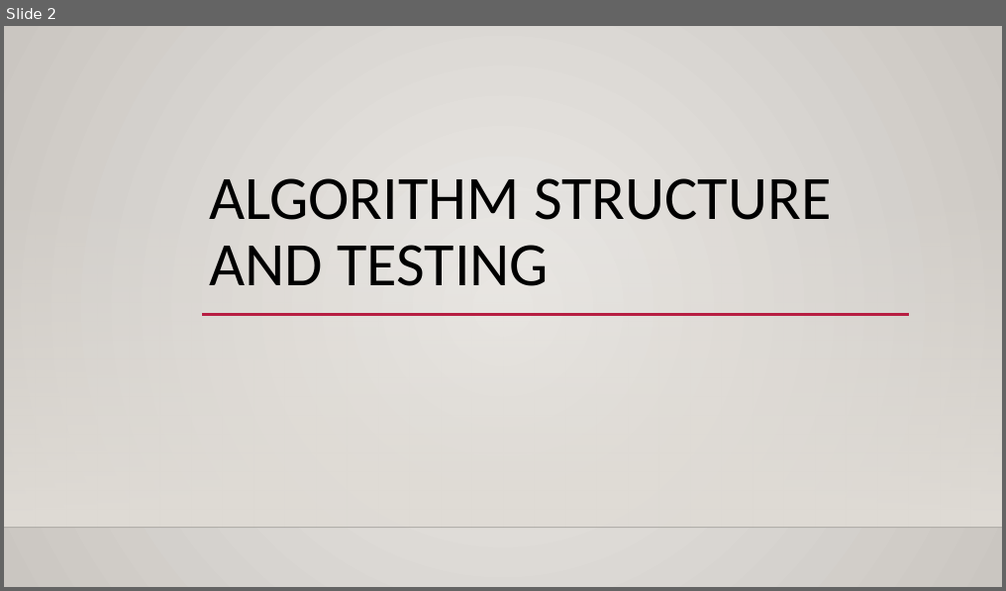
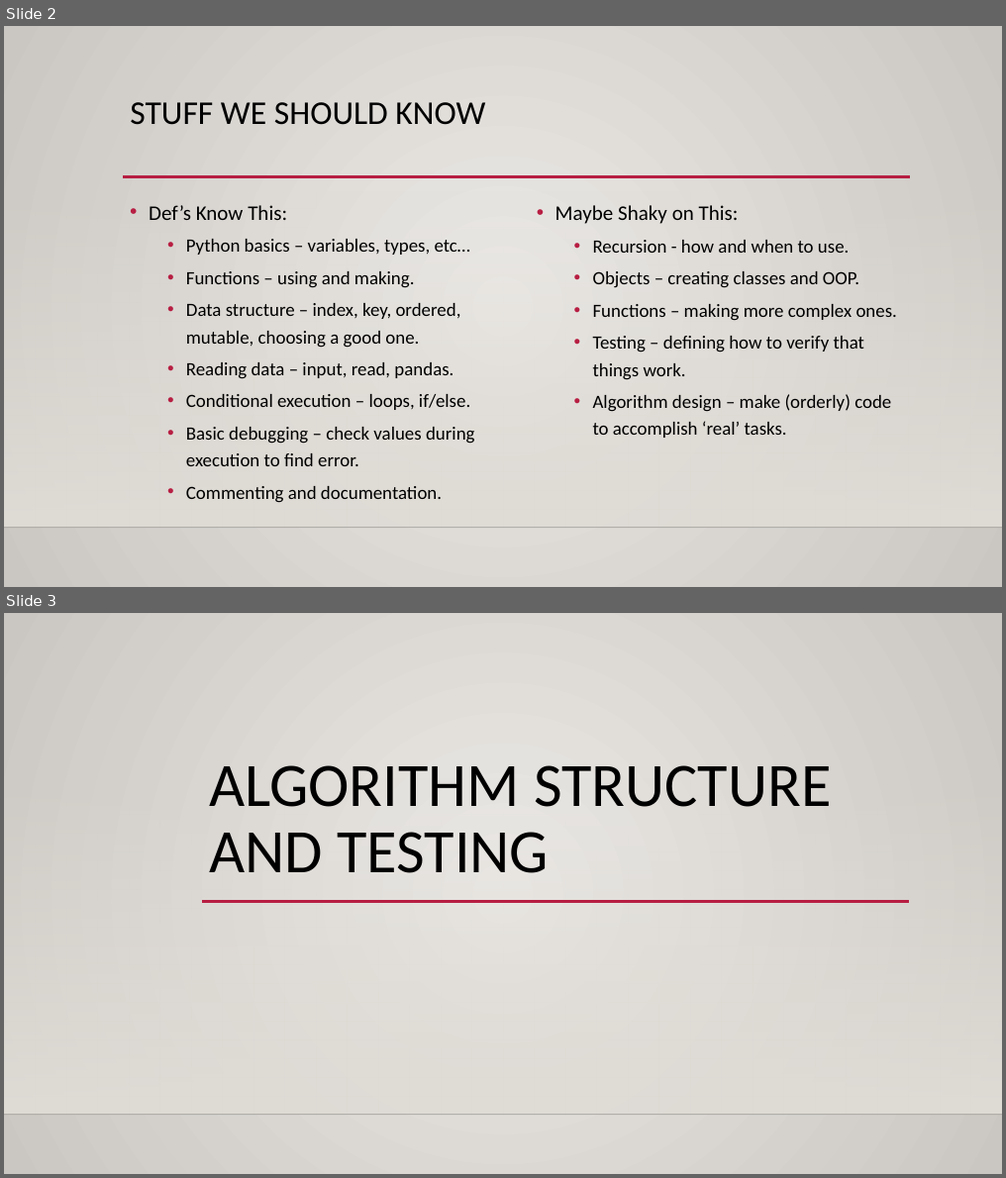
Before and after one commit to AkeemSemperDataScience/Programming_Basics_for_Machine_Learning_Students, a slide deck: reference_material/slides/012_algo_interface_errors.pptx. Shown one above the other, each under a label of ours: slide 2 before the commit, slides 2 and 3 after it. The pictures are 1006x591 and 1006x1178 pixels, drawn with LibreOffice and Linux fonts; fonts in the diff are those of the drawing; background and template pictures are left out. Boxes give left, top, right and bottom in pixels: in the first picture for what was removed or moved away, otherwise in the second. Text is boxed around its words. In the diff, an @@ line names an element or a change of style, - is before the commit and + after.

```diff
--- a/reference_material/slides/012_algo_interface_errors.pptx
+++ b/reference_material/slides/012_algo_interface_errors.pptx
@@ slide 2 added at [4,26,1002,587], background gradient #ECEAE7 to #CAC7C1; not listed: 2 template elements that a slide beside it also shows @@
@@ title added at [130,102,485,125], 32 pt, text #000000 @@
+STUFF WE SHOULD KNOW
@@ line added from (123, 177) to (910, 177), #B71E42 2.5 pt @@
@@ text added at [149,205,475,503], 18 pt, text #000000 @@
+• Def’s Know This:
+  • Python basics – variables, types, etc…
+  • Functions – using and making.
+  • Data structure – index, key, ordered, mutable, choosing a good one.
+  • Reading data – input, read, pandas.
+  • Conditional execution – loops, if/else.
+  • Basic debugging – check values during execution to find error.
+  • Commenting and documentation.
@@ text added at [555,205,897,438], 18 pt, text #000000 @@
+• Maybe Shaky on This:
+  • Recursion - how and when to use.
+  • Objects – creating classes and OOP.
+  • Functions – making more complex ones.
+  • Testing – defining how to verify that things work.
+  • Algorithm design – make (orderly) code to accomplish ‘real’ tasks.
@@ what was slide 2 is now slide 3 @@
```
Also in this commit, not shown: 4 slides changed, 1 other slide added.
